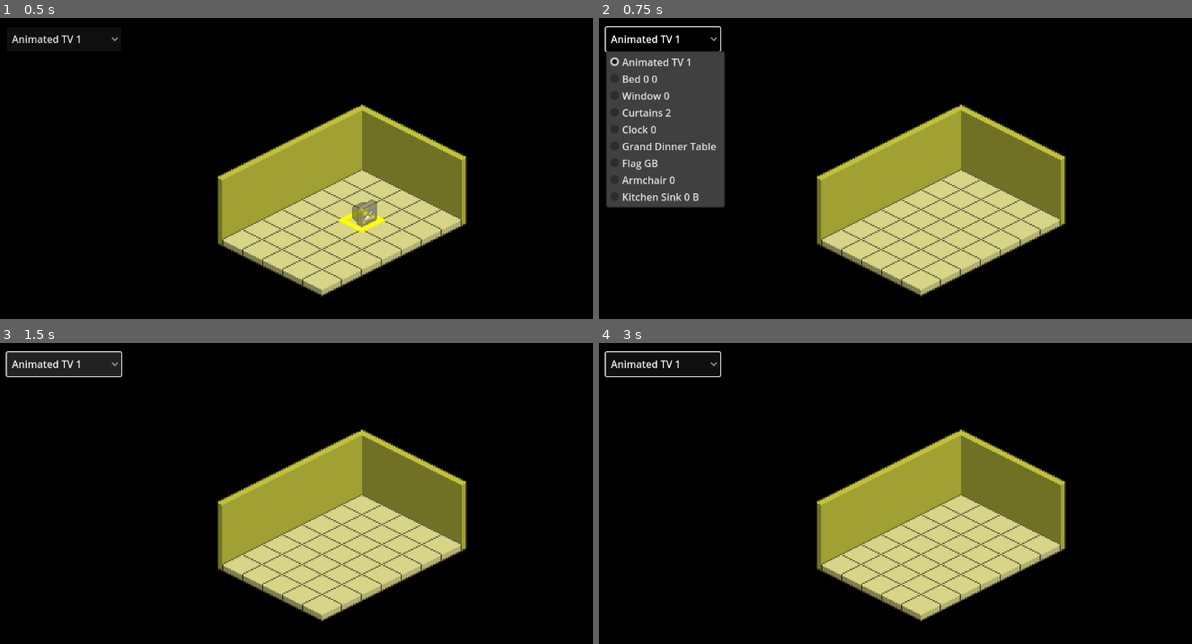
Above: before the commit, frames 1-4 (two rows, left to right).
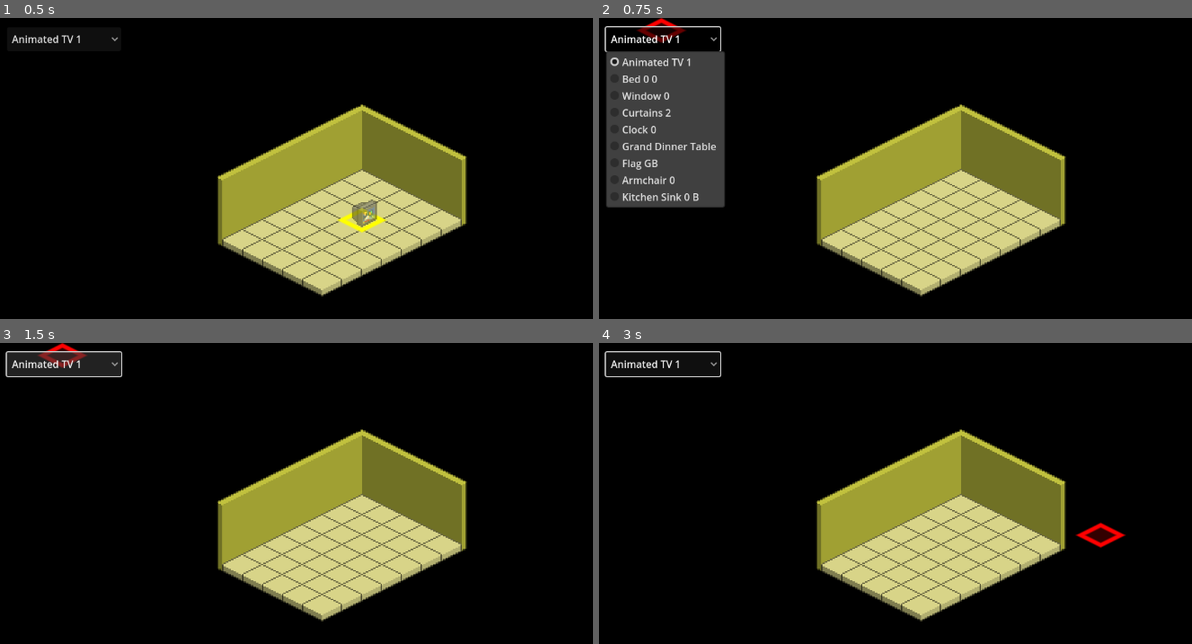
Above: after the commit, the same moments.

Repository: Dowsley/hotel
Game: Godot game, scene res://scenes/main.tscn
The game is run twice, just before and just after one commit, with the same random seed, the same clock (stepped at 60 frames per second) and the same inputs.
Inputs (mouse positions are in pixels of both pictures, inside the frame that each line leads up to):
- Up to frame 1 (0.5 s): no input
- Up to frame 2 (0.75 s): click "Animated TV 1" at 0.5 s
- Up to frame 3 (1.5 s): click "Animated TV 1" at 1.25 s
- Up to frame 4 (3 s): click "Animated TV 1" at 2 s; tap Enter at 2.75 s; move the mouse to (1103, 523) at 2.77 s; tap R (furni_rotate, bound only after the commit) at 2.85 s; click (1103, 523) at 2.92 s

Frame 1 is identical in both runs. In frame 2, 0.3% of the frame differs, in the area x 6-15%, y 0-9%; in frame 3, 0.3%; in frame 4, 0.4%, in the area x 80-89%, y 59-69%.

Commit message:
Feat/multi tile furnis (#3)
* Add flag

* Fix table data

* Fix table offset

* Small style changes

* Multi-tile furnis - need markers & rotation

* Only thing missing now is rotation

* Rotation

* Fix ysorting

* README.md

---------

Co-authored-by: João Dowsley <dowsley@Joaos-MacBook-Pro.local>

Diff:
--- a/data/furni_types/bed_0_0.tres
+++ b/data/furni_types/bed_0_0.tres
@@ -11,5 +11,6 @@
 default_rotation_frame = 0
 vframes = 4
 hframes = 1
-visual_offset = Vector2(0, -24)
-y_sort_origin = 0.0
+visual_offset = Vector2(8, -24)
+y_sort_origin = 0
+area_extends_by = Vector2i(0, -1)
--- a/data/furni_types/grand_dinner_table.tres
+++ b/data/furni_types/grand_dinner_table.tres
@@ -9,7 +9,8 @@
 sprite_sheet = ExtResource("2_gsa6p")
 frame_time_ms = 200.0
 default_rotation_frame = 0
-vframes = 4
+vframes = 2
 hframes = 1
-visual_offset = Vector2(0, -24)
-y_sort_origin = 0.0
+visual_offset = Vector2(24, -24)
+y_sort_origin = 0
+area_extends_by = Vector2i(1, -2)
--- a/project.godot
+++ b/project.godot
@@ -12,6 +12,7 @@
 
 config/name="Hotel"
 config/description="Isometric, potentially multiplayer project about creating and sharing rooms. Inspired by a once famous game."
+config/tags=PackedStringArray("2d")
 run/main_scene="res://scenes/main.tscn"
 config/features=PackedStringArray("4.4", "GL Compatibility")
 config/icon="res://assets/icon.png"
@@ -29,6 +30,14 @@
 
 project/assembly_name="hotel"
 
+[input]
+
+furni_rotate={
+"deadzone": 0.2,
+"events": [Object(InputEventKey,"resource_local_to_scene":false,"resource_name":"","device":-1,"window_id":0,"alt_pressed":false,"shift_pressed":false,"ctrl_pressed":false,"meta_pressed":false,"pressed":false,"keycode":0,"physical_keycode":82,"key_label":0,"unicode":114,"location":0,"echo":false,"script":null)
+]
+}
+
 [rendering]
 
 textures/canvas_textures/default_texture_filter=0
--- a/scenes/main.tscn
+++ b/scenes/main.tscn
@@ -21,6 +21,7 @@
 metadata/_edit_lock_ = true
 
 [node name="BasicRoom" parent="." instance=ExtResource("2_0ui1j")]
+z_index = -4096
 
 [node name="Camera2D" type="Camera2D" parent="."]
 position = Vector2(81, -16)
--- a/src/core/furni_sprite.gd
+++ b/src/core/furni_sprite.gd
@@ -12,10 +12,13 @@
 	set(value):
 		current_rotation_frame = max(min(value, type.vframes-1), 0)
 		set_rotation_frame(current_rotation_frame)
+		update_sorting()  # Update sorting when rotation changes
 
 ## Maps to frame_coords.x
 var current_anim_frame := 0
 var animation_timer := 0.0
+
+var occupied_positions: Array[Vector2i] = []
 
 
 func _ready() -> void:
@@ -36,14 +39,38 @@
 	vframes = m_type.vframes
 	hframes = m_type.hframes
 
-	# Apply custom depth sorting
-	# In Godot 4, individual sprites don't have y_sort_origin directly
-	# The parent Node2D handles the y-sorting
-	if m_type.y_sort_origin != 0.0:
-		# Set z_index based on the y position for depth sorting
-		# This works when the parent doesn't have y_sort_enabled
-		# Otherwise, the parent's y_sort_enabled will handle sorting
-		z_index = int(m_type.y_sort_origin)
+	# Basic z-index from the type
+	if m_type.y_sort_origin != 0:
+		z_index = m_type.y_sort_origin
+
+	update_sorting()
+
+
+## Updates sorting to account for rotation and size.
+func update_sorting() -> void:
+	var extends_by := get_area_extends_by()
+
+	if extends_by != Vector2i.ZERO:
+		# For isometric view, we need to handle different cases based on the furniture's extension
+		# Direction matters for proper sorting.
+		var base_z := type.y_sort_origin
+
+		# In isometric, +y direction is "down and right", -y is "up and left"
+		if extends_by.y < 0:
+			# Furniture extends upward (e.g., tall cabinet)
+			# Make it appear further back by decreasing z-index
+			base_z -= abs(extends_by.y) * 10
+		elif extends_by.y > 0:
+			# Furniture extends downward/forward
+			# Make it appear more in front by increasing z-index
+			base_z += extends_by.y * 5
+
+		# Handle x-axis extensions as well (left/right in isometric)
+		if extends_by.x != 0:
+			# Apply a smaller adjustment for x-axis
+			base_z += extends_by.x * 2
+
+		z_index = base_z
 
 
 func set_rotation_frame(target_v_frame: int) -> void:
@@ -58,9 +85,20 @@
 ## Returns the new rotation frame index
 func rotate_to_next_frame() -> int:
 	# Calculate the next rotation frame (wrap around when reaching max frames)
-	var next_rotation = (current_rotation_frame + 1) % type.vframes
+	var next_rotation := (current_rotation_frame + 1) % type.vframes
 
 	# Use the setter which handles bounds checking and applying the visual change
 	current_rotation_frame = next_rotation
 
 	return current_rotation_frame
+
+
+## Returns the area in which that furni extends to.
+## Applies rotation
+func get_area_extends_by() -> Vector2i:
+	var r := type.area_extends_by
+	if current_rotation_frame % 2 == 1:
+		var temp := r.y
+		r.y = -r.x
+		r.x = -temp
+	return r
--- a/src/core/grid_marker.gd
+++ b/src/core/grid_marker.gd
@@ -3,6 +3,7 @@
 
 
 var tile_size: Vector2 = Vector2(32, 16)  # Default tile size, will be updated
+var color := Color(1, 1, 0, 1)
 
 
 func _ready() -> void:
@@ -23,10 +24,10 @@
 	points.append(Vector2(0, -tile_size.y/2))          # Back to top (close the shape)
 
 	# Draw the diamond outline with a nice yellow color
-	draw_polyline(points, Color(1, 1, 0, 1), 2.0, true)
+	draw_polyline(points, color, 2.0, true)
 
 	# Optional: Draw the center point for reference
 	#draw_circle(Vector2.ZERO, 3, Color(1, 0, 0, 1))
 
 	# Optional: Fill the diamond with a semi-transparent color
-	draw_colored_polygon(points, Color(1, 1, 0, 0.2))
+	draw_colored_polygon(points, Color(color, 0.2))
--- a/src/definitions/furni_type.gd
+++ b/src/definitions/furni_type.gd
@@ -1,9 +1,8 @@
 @tool
 class_name FurniType extends Resource
 
+
 @export var name: StringName
-
-
 
 
 @export var sprite_sheet: Texture2D
@@ -26,10 +25,23 @@
 ## Y-sort origin offset for proper depth sorting
 ## A higher value will push the object more to the back (draw earlier)
 ## Default is 0, meaning it will use the sprite's default y-sort position
-@export var y_sort_origin: float = 0.0
+@export var y_sort_origin: int = 0
+
+## How long the area of the Furni extends, and to what direction?
+## 0, 0 by default = occupies 1 tile.
+## Can be negative, since we have 2 directions for each axis where the furni can extend to.
+@export var area_extends_by := Vector2i(0, 0)
 
 
 func create() -> FurniSprite:
 	var sprite := FurniSprite.new()
 	sprite.type = self  # This has a setter that will set it up internally.
 	return sprite
+
+
+func get_size() -> Vector2i:
+	return area_extends_by.abs()
+
+
+func get_area() -> int:
+	return area_extends_by.x * area_extends_by.y
--- a/src/main.gd
+++ b/src/main.gd
@@ -68,9 +68,6 @@
 		elif event.button_index == MOUSE_BUTTON_RIGHT:
 			remove_furniture_at_mouse()
 
-	if event is InputEventKey and event.pressed and event.keycode == KEY_R:
-		rotate_ghost_furniture()
-
 	if event is InputEventMouseButton:
 		if event.pressed:
 			if event.button_index == MOUSE_BUTTON_WHEEL_UP:
@@ -90,6 +87,10 @@
 		# Update ghost and grid marker in the room
 		curr_room.update_ghost_at_tile(ghost_furni, hovered_tile)
 
+	if Input.is_action_just_pressed("furni_rotate"):
+		rotate_ghost_furniture()
+		curr_room.update_ghost_at_tile(ghost_furni, hovered_tile)
+
 
 func zoom_camera(zoom_amount: float) -> void:
 	if camera:
@@ -102,11 +103,10 @@
 	if ghost_furni and ghost_furni.visible:
 		var selected_index: int = furni_option_button.get_selected_id()
 		if selected_index != -1:
-			var furni_type: FurniType = furni_types[selected_index]
 			var rotation_frame: int = ghost_furni.current_rotation_frame
 
 			# Delegate to the room to place furniture
-			curr_room.place_furniture(furni_type, hovered_tile, rotation_frame)
+			curr_room.place_furniture(ghost_furni, hovered_tile, rotation_frame)
 
 
 func remove_furniture_at_mouse() -> void:
--- a/src/rooms/room.gd
+++ b/src/rooms/room.gd
@@ -1,4 +1,8 @@
 class_name Room extends Node2D
+
+
+const GRID_MARKER_AVAILABLE_COLOR := Color(1, 1, 0)
+const GRID_MARKER_OCCUPIED_COLOR := Color(1, 0, 0)
 
 
 ## Container for all furniture with Y-sorting
@@ -7,46 +11,60 @@
 @onready var floor_tile_map: TileMapLayer = $Floor
 
 
-## Dictionary to track furniture by position
-## Key: Vector2i (tile position), Value: FurniSprite
-var furni_by_position: Dictionary = {}
-
-## For furniture preview
-var ghost_furni: FurniSprite = null
+## Dictionary to track where furniture are placed
+var furni_by_position: Dictionary[Vector2i, FurniSprite] = {}
 
 ## Grid visualization
-var grid_marker: Node2D = null
+var grid_marker_pool: Array[GridMarker] = []
 
 
 func _ready() -> void:
-	create_grid_marker()
+	setup_grid_markers()
 
 
 ## Creates a dedicated node for showing the grid highlight
-func create_grid_marker() -> void:
-	grid_marker = GridMarker.new()
-	add_child(grid_marker)
+func create_grid_marker() -> GridMarker:
+	var gm := GridMarker.new()
+	gm.tile_size = floor_tile_map.tile_set.tile_size
+	add_child(gm)
+	return gm
 
-	if floor_tile_map and floor_tile_map.tile_set:
-		grid_marker.tile_size = floor_tile_map.tile_set.tile_size
+
+## Sets up the pool of grid markers and the main one.
+## Benefit of having a pool is obvious: We don't want to create and free them at request.
+## We will create an arbitrary number here: 16 (represents a 4x4 furni at max)
+func setup_grid_markers() -> void:
+	for i in 16: # TODO: Calculate dynamically based on largest Furni
+		var gm := create_grid_marker()
+		gm.hide()
+		grid_marker_pool.append(gm)
 
 
 ## Updates ghost furniture visibility based on current hover position
 func update_ghost_at_tile(ghost: FurniSprite, tile_pos: Vector2i) -> void:
-	var is_valid_tile := is_valid_tile_position(tile_pos)
+		var can_place_tile := true
+		var positions_to_occupy := get_positions_furni_will_occupy(tile_pos, ghost)
+		var n_positions := positions_to_occupy.size()
+		var n_grid_markers := grid_marker_pool.size()
 
-	# Update grid marker
-	if grid_marker:
-		if is_valid_tile:
-			var tile_center_world := floor_tile_map.to_global(floor_tile_map.map_to_local(tile_pos))
-			grid_marker.position = tile_center_world
-			grid_marker.visible = true
-		else:
-			grid_marker.visible = false
+		# Update grid markers
+		var i := 0
+		while i < n_grid_markers:
+			var gm := grid_marker_pool[i]
+			if i < n_positions:
+				var p := positions_to_occupy[i]
+				var is_valid_pos := is_valid_tile_position(p)
+				gm.color = GRID_MARKER_AVAILABLE_COLOR if is_valid_pos else GRID_MARKER_OCCUPIED_COLOR
+				gm.position = tile_to_world(p)
+				gm.visible = true
 
-	# Update ghost furniture
-	if ghost:
-		if is_valid_tile:
+				can_place_tile = can_place_tile && is_valid_pos
+			else:
+				gm.visible = false
+			i += 1
+
+		# Update ghost
+		if can_place_tile:
 			ghost.position = tile_to_world(tile_pos)
 			ghost.position += ghost.type.visual_offset
 			ghost.visible = true
@@ -66,8 +84,9 @@
 
 
 ## Place furniture at the specified tile position
-func place_furniture(furni_type: FurniType, tile_pos: Vector2i, rotation_frame: int = 0) -> bool:
+func place_furniture(ghost_furni: FurniSprite, tile_pos: Vector2i, rotation_frame: int = 0) -> bool:
 	if is_valid_tile_position(tile_pos):
+		var furni_type := ghost_furni.type
 		var furni_sprite: FurniSprite = furni_type.create()
 
 		var tile_center_world := floor_tile_map.to_global(floor_tile_map.map_to_local(tile_pos))
@@ -76,8 +95,13 @@
 		furni_sprite.position += furni_type.visual_offset
 		furni_sprite.current_rotation_frame = rotation_frame
 		furniture_container.add_child(furni_sprite)
-		furni_by_position[tile_pos] = furni_sprite
 
+		var positions := get_positions_furni_will_occupy(tile_pos, furni_sprite)
+		for p in positions:
+			furni_by_position[p] = furni_sprite
+			furni_sprite.occupied_positions.append(p)
+
+		update_ghost_at_tile(ghost_furni, tile_pos)
 		return true
 
 	return false
@@ -87,8 +111,10 @@
 func remove_furniture(tile_pos: Vector2i) -> bool:
 	if furni_by_position.has(tile_pos):
 		var furni_sprite: FurniSprite = furni_by_position[tile_pos]
+		for pos in furni_sprite.occupied_positions:
+			furni_by_position.erase(pos)
+
 		furni_sprite.queue_free()
-		furni_by_position.erase(tile_pos)
 
 		return true
 
@@ -103,3 +129,21 @@
 ## Convert tile coordinates to world position
 func tile_to_world(tile_pos: Vector2i) -> Vector2:
 	return floor_tile_map.to_global(floor_tile_map.map_to_local(tile_pos))
+
+
+## Better to consolidate logic here, even if it's "slow"
+func get_positions_furni_will_occupy(curr_tile_pos: Vector2i, furni: FurniSprite) -> Array[Vector2i]:
+	var bound_start := curr_tile_pos
+	var bound_end := curr_tile_pos + furni.get_area_extends_by()
+	var x_start: int = min(bound_start.x, bound_end.x)
+	var x_end: int = max(bound_start.x, bound_end.x)
+	var y_start: int = min(bound_start.y, bound_end.y)
+	var y_end: int = max(bound_start.y, bound_end.y)
+
+	var results: Array[Vector2i] = []
+	# Add 1 to the end values to ensure at least one iteration even when start == end
+	for x in range(x_start, x_end + 1):
+		for y in range(y_start, y_end + 1):
+			var pos := Vector2i(x, y)
+			results.append(pos)
+	return results
Not shown, changed: README.md
